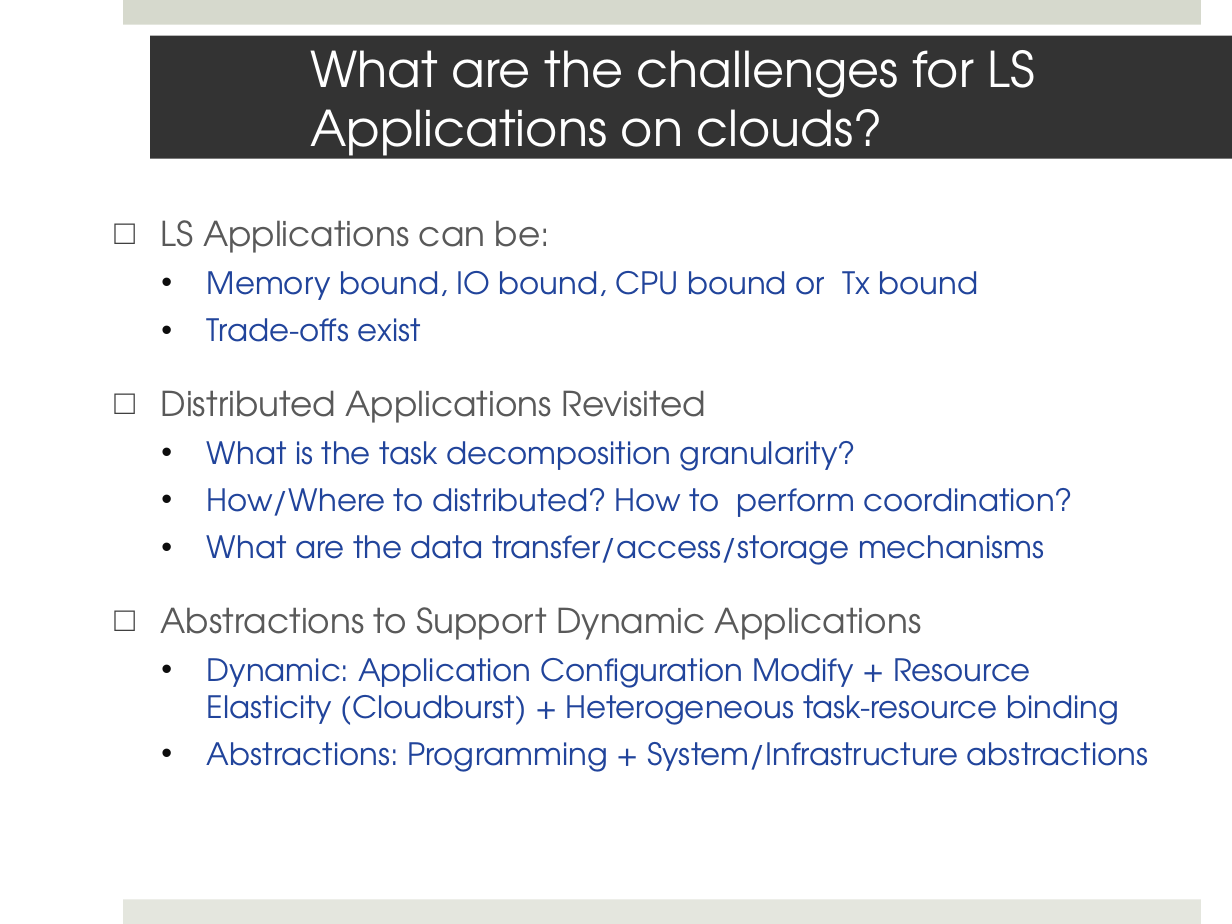
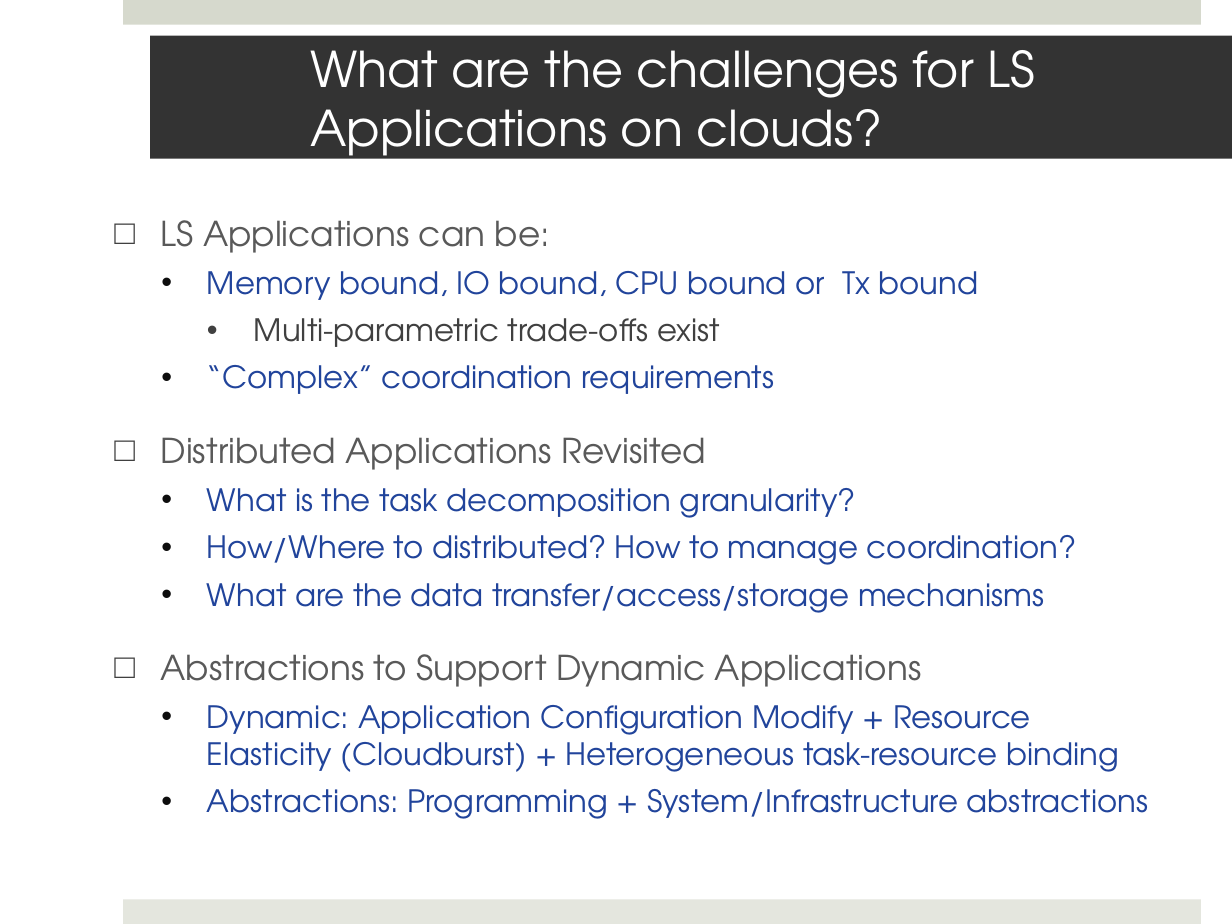
Before and after one commit to saga-project/saga-cpp-legacy-projects, a slide deck: slide 11 of saga-talks/abstractions_for_ls-microsoft.pptx. Drawn at 1232x924 pixels with LibreOffice and Linux fonts; fonts in the diff are those of the drawing; background and template pictures are left out. Boxes give left, top, right and bottom in pixels: in the first picture for what was removed or moved away, otherwise in the second. Text is boxed around its words. In the diff, an @@ line names an element or a change of style, - is before the commit and + after.

```diff
--- a/saga-talks/abstractions_for_ls-microsoft.pptx
+++ b/saga-talks/abstractions_for_ls-microsoft.pptx
@@ text at (x1=207, y1=318, x2=774, y2=394): text changed @@
-  • Trade-offs exist
+    • Multi-parametric trade-offs exist
+  • “Complex” coordination requirements
@@ text at (x1=207, y1=535, x2=1076, y2=565): text changed @@
-  • How/Where to distributed? How to perform coordination?
+  • How/Where to distributed? How to manage coordination?
```
Also in this commit, not shown: 8 other slides changed, 1 slide added.
